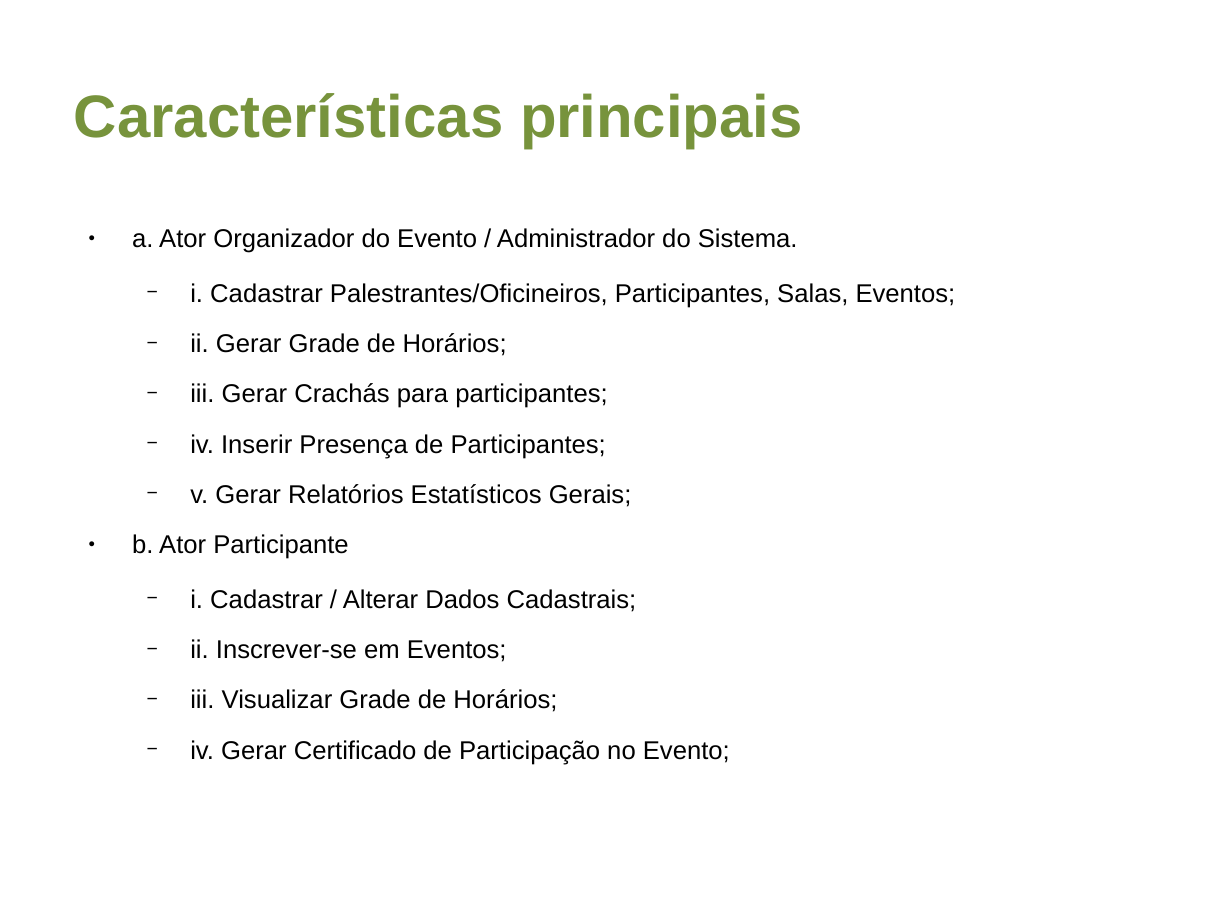
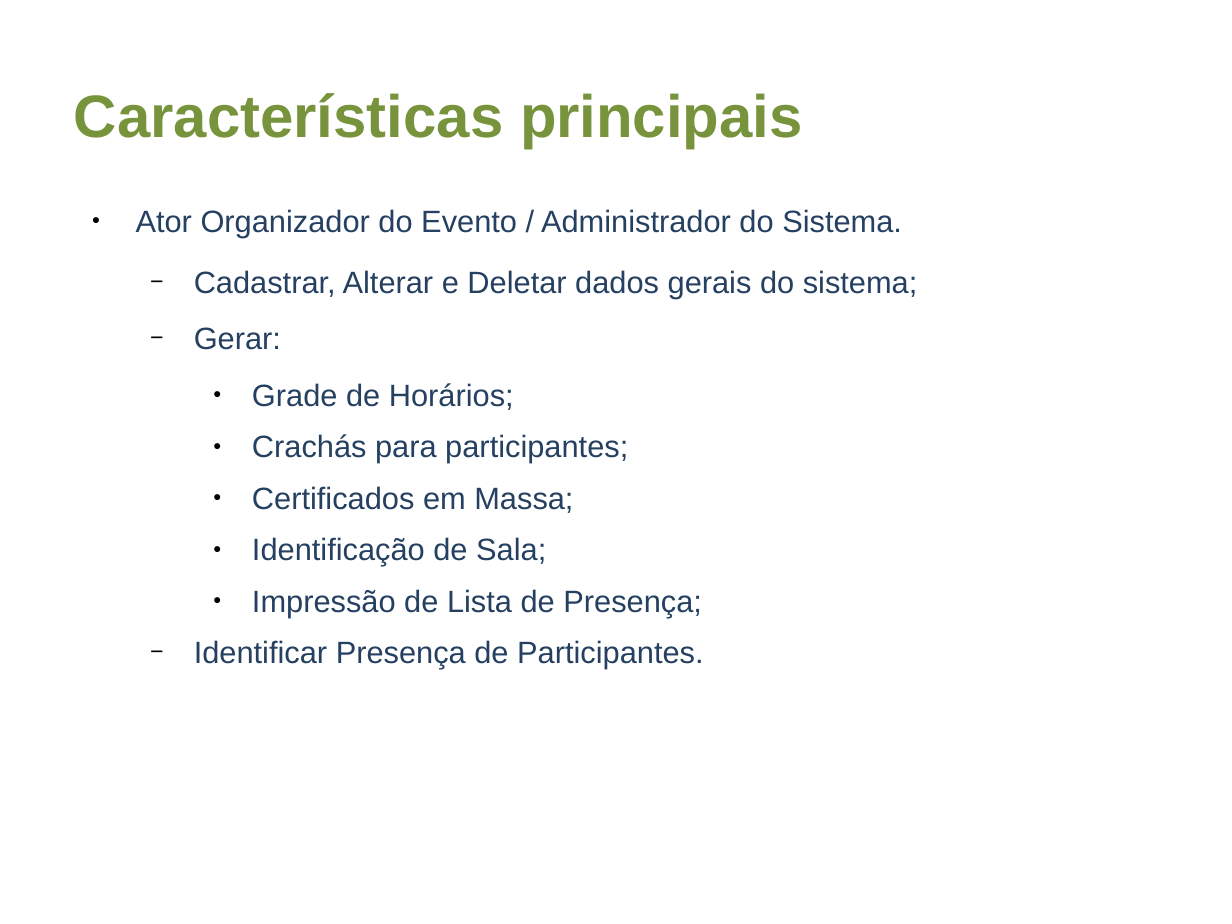
Before and after one commit to aweiand/jarbas, a slide deck: slide 5 of assets/docs/Apresentacao Jarbas.odp. Drawn at 1232x924 pixels with LibreOffice and Linux fonts; fonts in the diff are those of the drawing. Boxes give left, top, right and bottom in pixels: in the first picture for what was removed or moved away, otherwise in the second. Text is boxed around its words. In the diff, an @@ line names an element or a change of style, - is before the commit and + after.

Commit message:
Alterações para apresentação dos eventos em destaque na página inicial; Alterações no certificado para tornar visível a logo do evento, se houver; Apresentação praticamente finalizada.

```diff
--- a/assets/docs/Apresentacao Jarbas.odp
+++ b/assets/docs/Apresentacao Jarbas.odp
@@ text at box(136, 209, 918, 669): text changed; size 15 to 18 pt; text colour #000000 to #254061 @@
-● a. Ator Organizador do Evento / Administrador do Sistema.
-  − i. Cadastrar Palestrantes/Oficineiros, Participantes, Salas, Eventos;
-  − ii. Gerar Grade de Horários;
-  − iii. Gerar Crachás para participantes;
-  − iv. Inserir Presença de Participantes;
-  − v. Gerar Relatórios Estatísticos Gerais;
-● b. Ator Participante
-  − i. Cadastrar / Alterar Dados Cadastrais;
-  − ii. Inscrever-se em Eventos;
-  − iii. Visualizar Grade de Horários;
-  − iv. Gerar Certificado de Participação no Evento;
+● Ator Organizador do Evento / Administrador do Sistema.
+  − Cadastrar, Alterar e Deletar dados gerais do sistema;
+  − Gerar:
+    ● Grade de Horários;
+    ● Crachás para participantes;
+    ● Certificados em Massa;
+    ● Identificação de Sala;
+    ● Impressão de Lista de Presença;
+  − Identificar Presença de Participantes.
```
Also in this commit, not shown: 6 other slides changed, 10 slides added, 3 slides removed, 7 other files.
